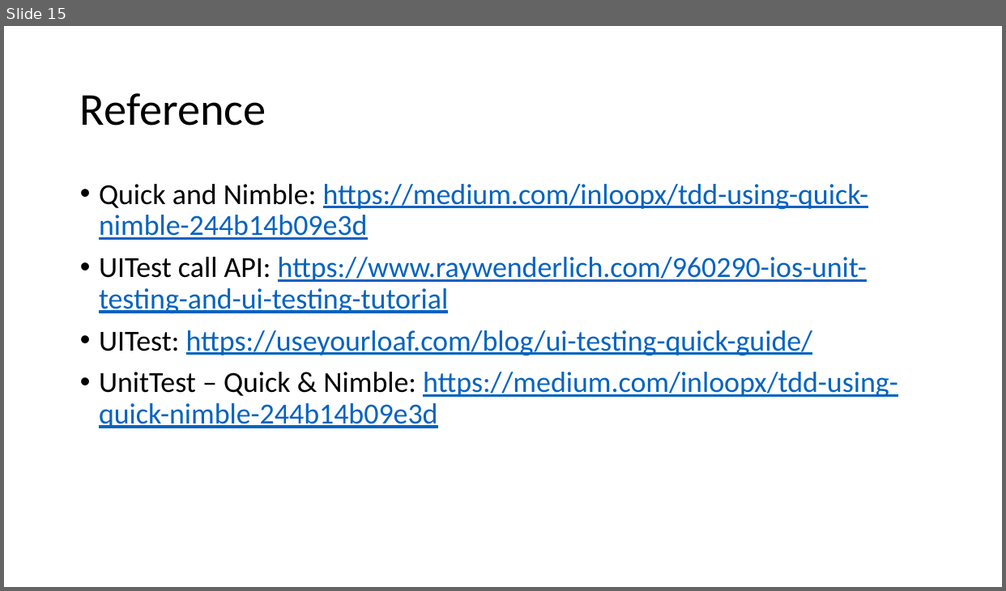
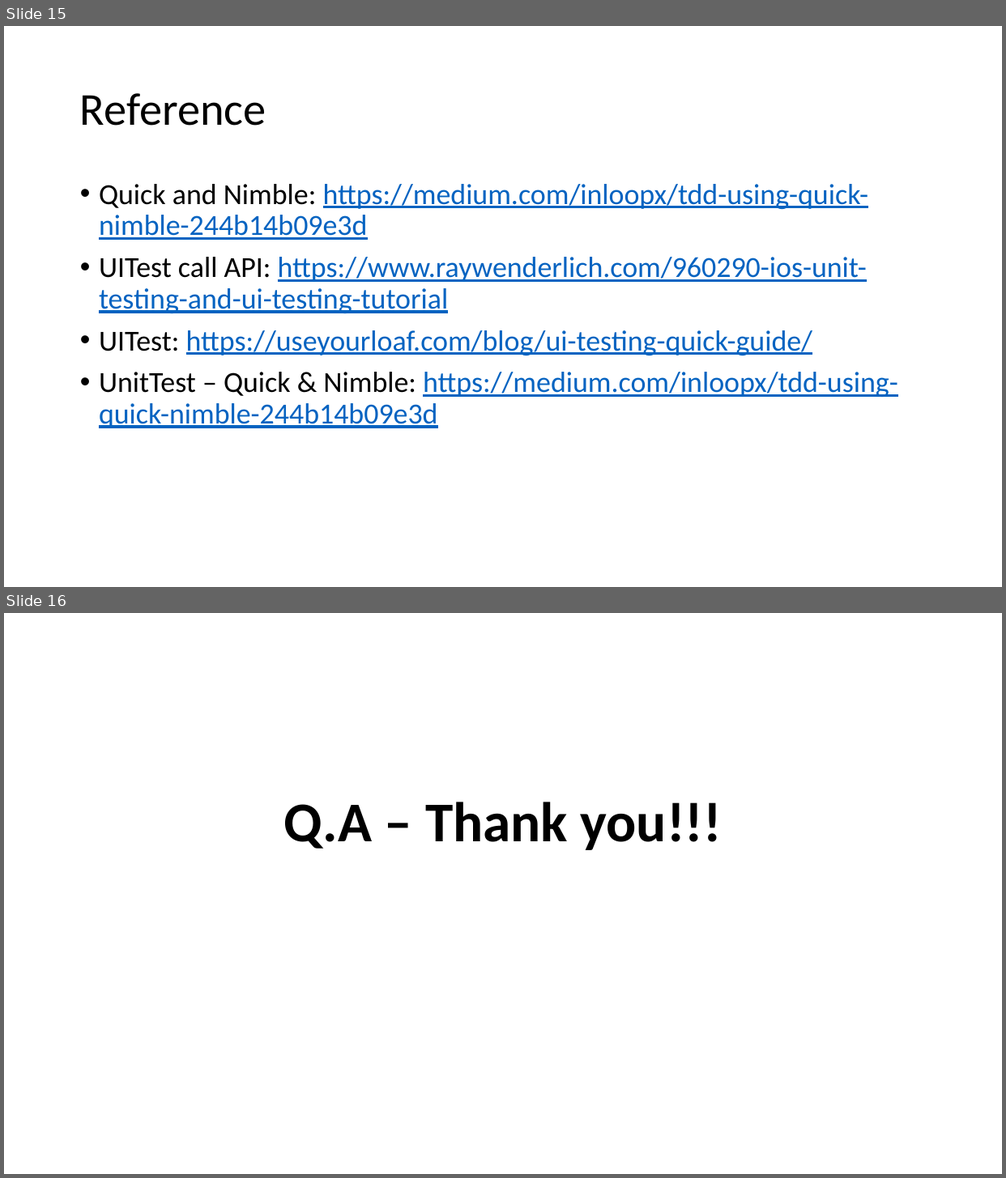
Before and after one commit to vfa-cancc/simpleapp, a slide deck: document/VFA-iOS-testing.pptx. Shown one above the other, each under a label of ours: slide 15 before the commit, slides 15 and 16 after it. The pictures are 1006x591 and 1006x1178 pixels, drawn with LibreOffice and Linux fonts; fonts in the diff are those of the drawing. Boxes give left, top, right and bottom in pixels: in the first picture for what was removed or moved away, otherwise in the second. Text is boxed around its words. In the diff, an @@ line names an element or a change of style, - is before the commit and + after.

```diff
--- a/document/VFA-iOS-testing.pptx
+++ b/document/VFA-iOS-testing.pptx
@@ slide 16 added at (x1=4, y1=613, x2=1002, y2=1174), background #FFFFFF @@
@@ title added at (x1=284, y1=802, x2=722, y2=850), 54 pt, text #000000, bold @@
+Q.A – Thank you!!!
```
Also in this commit, not shown: 2 other files.
